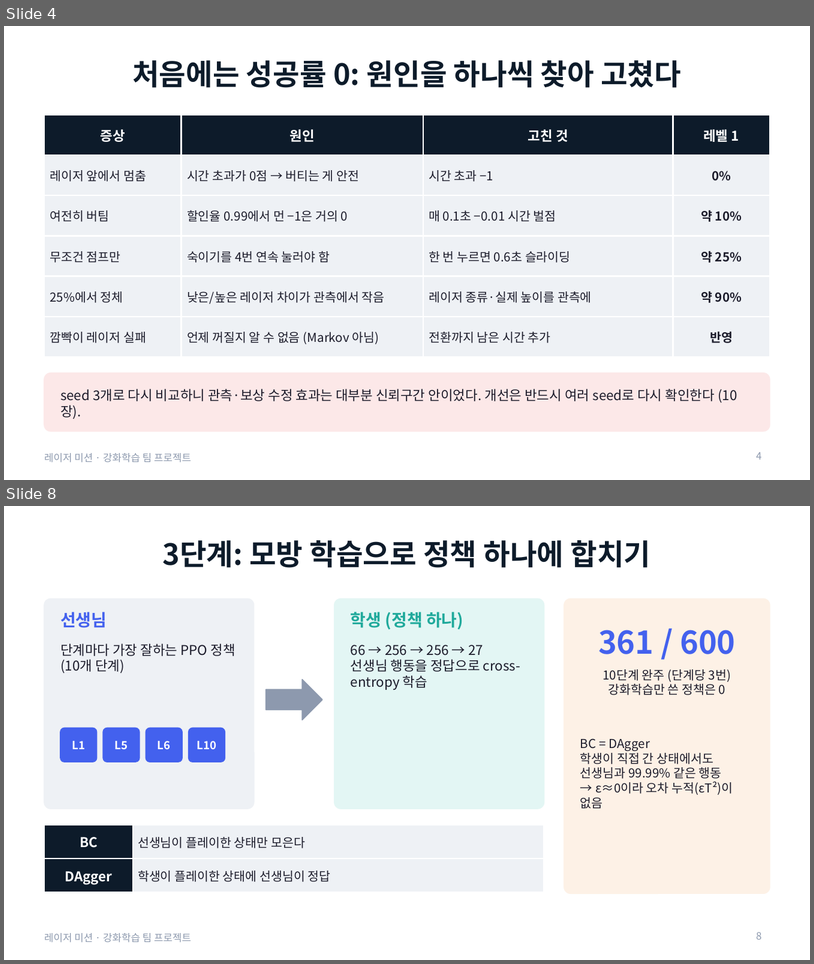
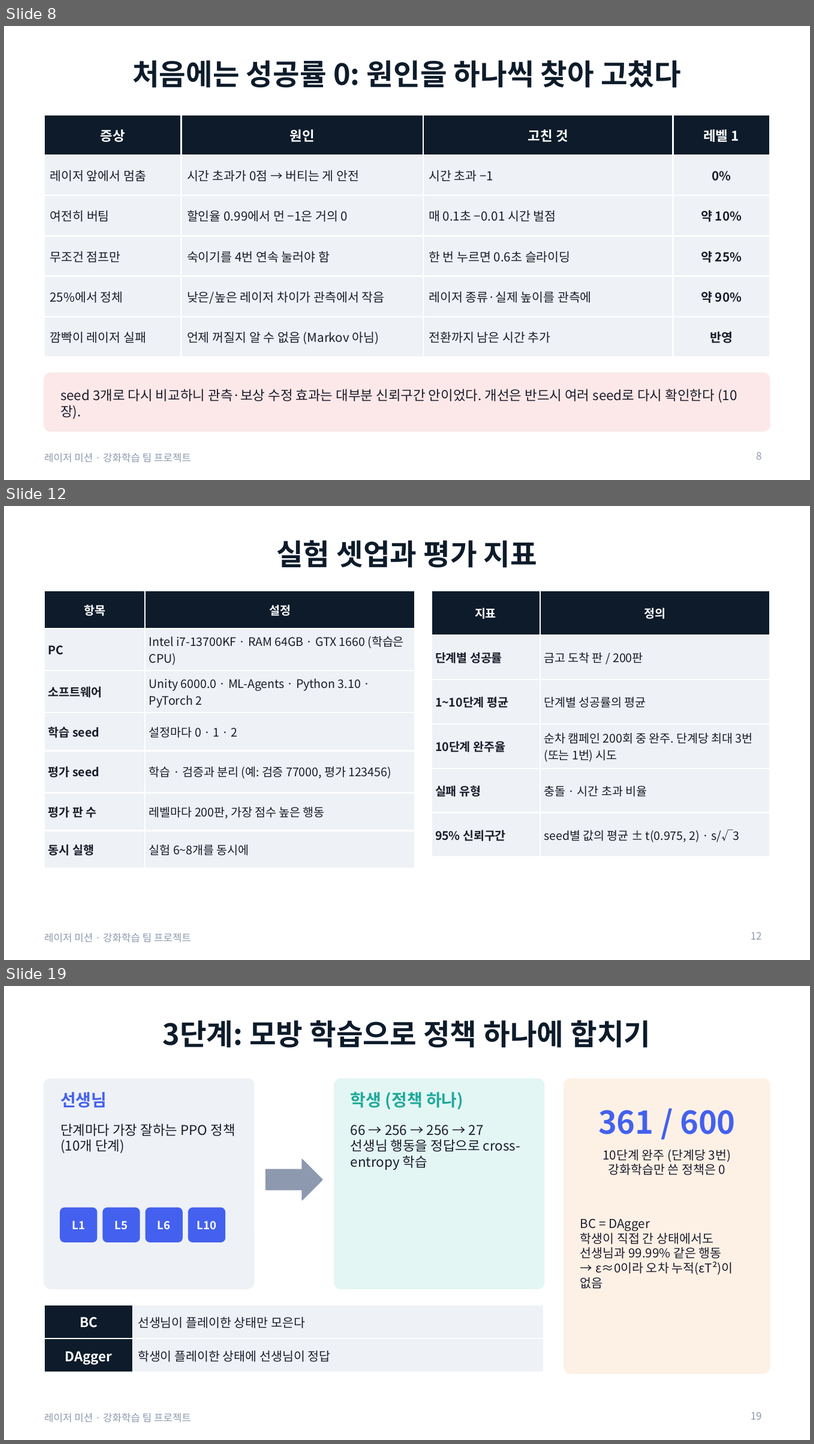
Before and after one commit to changxeokSong/reinforcement_learning, a slide deck: docs/LaserMission_presentation.pptx. Shown one above the other, each under a label of ours: slides 4 and 8 before the commit, slides 8, 12 and 19 after it; the slides between them are not shown. The pictures are 814x964 and 814x1444 pixels, drawn with LibreOffice and Linux fonts; fonts in the diff are those of the drawing. Boxes give left, top, right and bottom in pixels: in the first picture for what was removed or moved away, otherwise in the second. Text is boxed around its words. In the diff, an @@ line names an element or a change of style, - is before the commit and + after.

Commit message:
레이저 발표 자료 보강: 목표, 단계 구성, State·Action·Reward, 알고리즘·하이퍼파라미터, 구현 검증, 평가 지표, 실험 목록, 최종 빌드 재비교, 6단계 설계 수정과 충돌 예측, 기여, 참고 자료 (32장)

```diff
--- a/docs/LaserMission_presentation.pptx
+++ b/docs/LaserMission_presentation.pptx
@@ slide 12 added at <box>4,506,810,960</box>, background #FFFFFF; not listed: 1 template element that a slide beside it also shows @@
@@ title added at <box>276,540,537,568</box>, 26 pt, text #0D1B2A, bold @@
+실험 셋업과 평가 지표
@@ table added at <box>44,591,415,858</box>, 7 rows, 2 columns @@
+항목 | 설정
+PC | Intel i7-13700KF · RAM 64GB · GTX 1660 (학습은 CPU)
+소프트웨어 | Unity 6000.0 · ML-Agents · Python 3.10 · PyTorch 2
+학습 seed | 설정마다 0 · 1 · 2
+평가 seed | 학습 · 검증과 분리 (예: 검증 77000, 평가 123456)
+평가 판 수 | 레벨마다 200판, 가장 점수 높은 행동
+동시 실행 | 실험 6~8개를 동시에
@@ table added at <box>431,591,770,844</box>, 6 rows, 2 columns @@
+지표 | 정의
+단계별 성공률 | 금고 도착 판 / 200판
+1~10단계 평균 | 단계별 성공률의 평균
+10단계 완주율 | 순차 캠페인 200회 중 완주. 단계당 최대 3번 (또는 1번) 시도
+실패 유형 | 충돌 · 시간 초과 비율
+95% 신뢰구간 | seed별 값의 평균 ± t(0.975, 2) · s/√3
@@ page number added at <box>751,931,762,939</box>, 9 pt, text #8D99AE @@
+12
@@ what was slide 4 is now slide 8 @@
@@ page number at <box>756,451,762,459</box>: text changed @@
-4
+8
@@ what was slide 8 is now slide 19 @@
@@ page number at <box>751,1411,762,1419</box>: text changed @@
-8
+19
```
Also in this commit, not shown: 7 slides changed, 14 other slides added, 3 other files.
